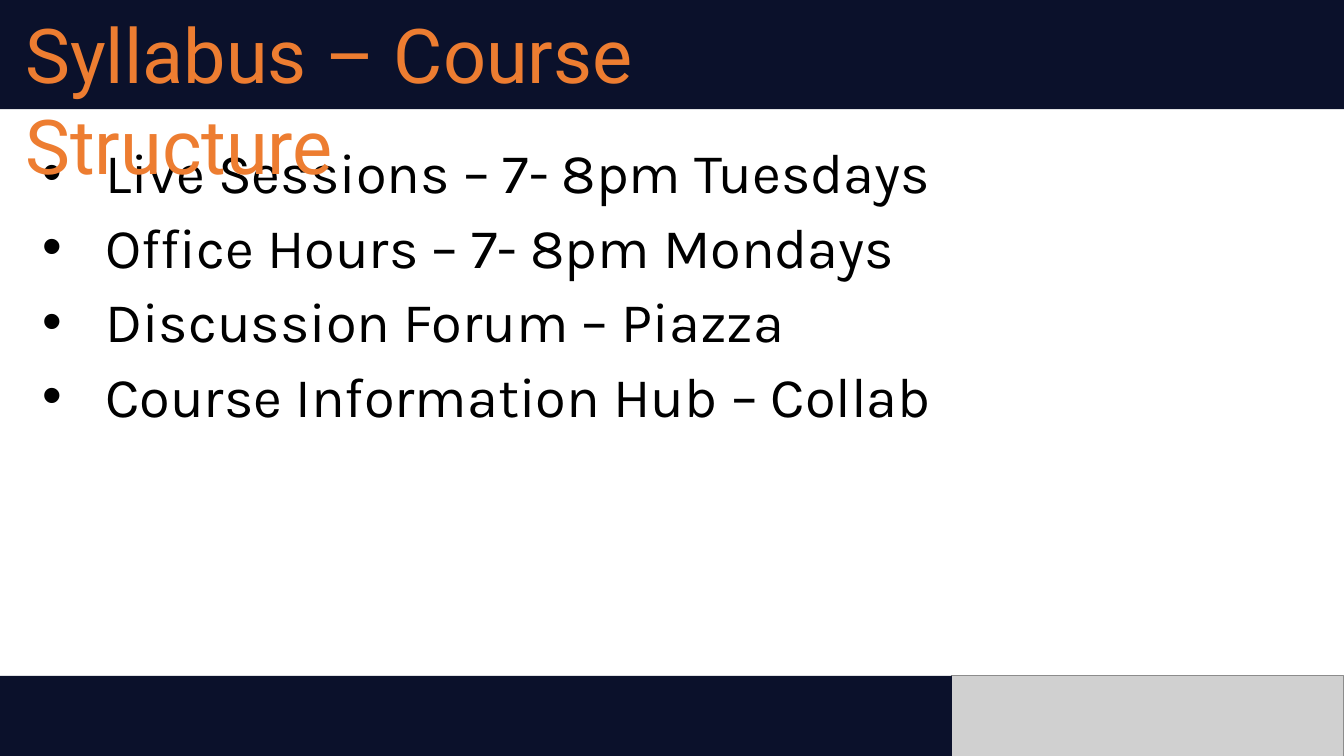
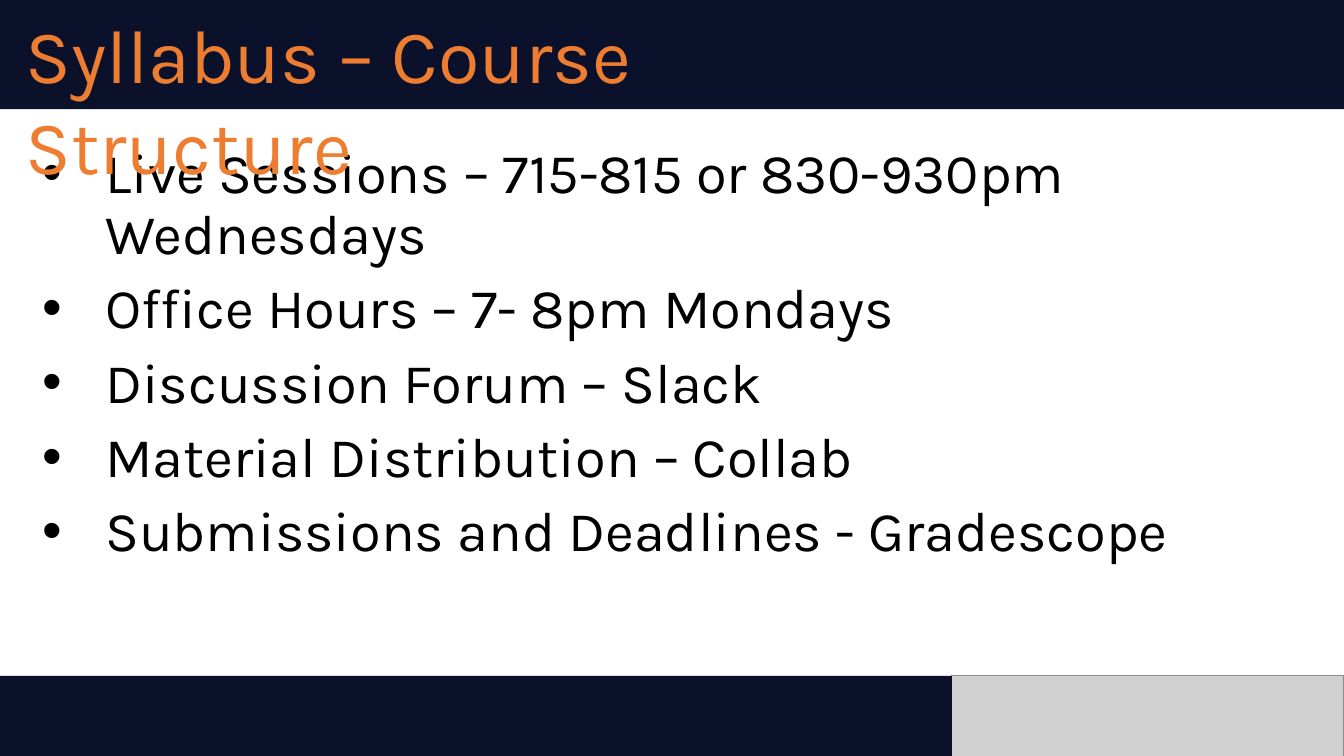
Before and after one commit to abogdan22/ds-6040, a slide deck: slide 3 of slides/module1.pptx. Drawn at 1344x756 pixels with LibreOffice and Linux fonts; fonts in the diff are those of the drawing; grey boxes stand for pictures. Boxes give left, top, right and bottom in pixels: in the first picture for what was removed or moved away, otherwise in the second. Text is boxed around its words. In the diff, an @@ line names an element or a change of style, - is before the commit and + after.

```diff
--- a/slides/module1.pptx
+++ b/slides/module1.pptx
@@ text "Syllabus – Course Structure" at [25, 31, 631, 193]: font Roboto to Karla @@
@@ text at [105, 143, 1064, 267]: text changed @@
-• Live Sessions – 7- 8pm Tuesdays
+• Live Sessions – 715-815 or 830-930pm Wednesdays
@@ text at [105, 364, 1167, 564]: text changed @@
-• Discussion Forum – Piazza
-• Course Information Hub – Collab
+• Discussion Forum – Slack
+• Material Distribution – Collab
+• Submissions and Deadlines - Gradescope
```
Also in this commit, not shown: 21 other slides changed, 1 other file.
